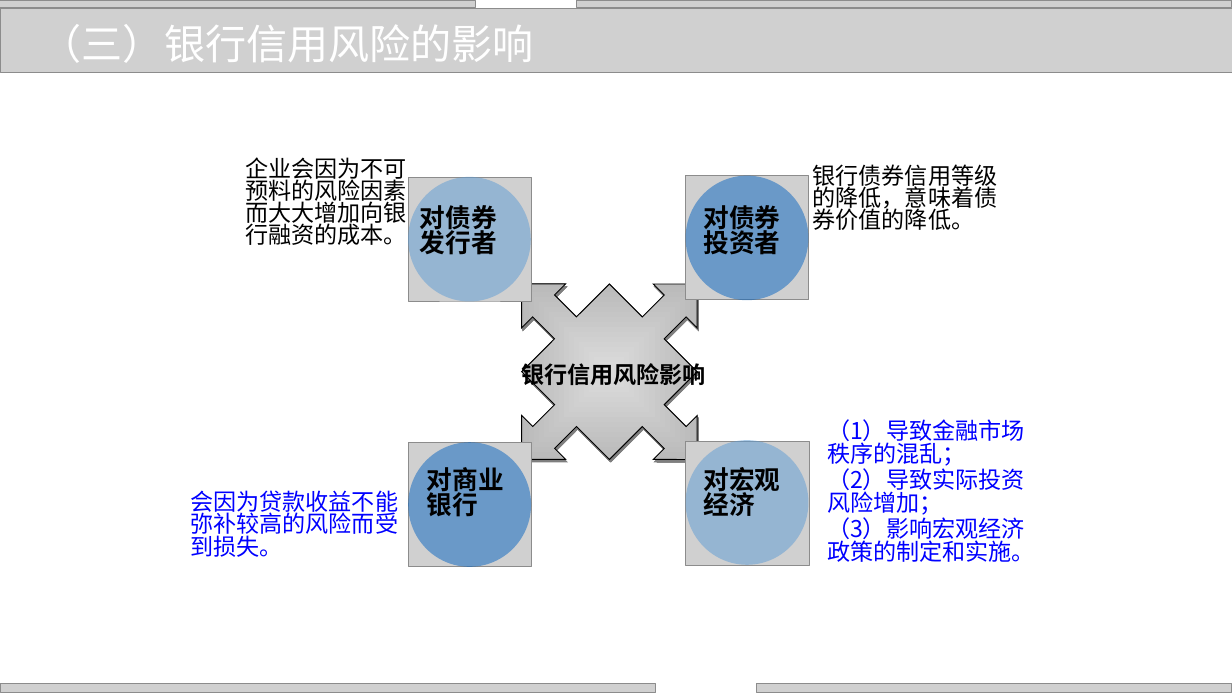
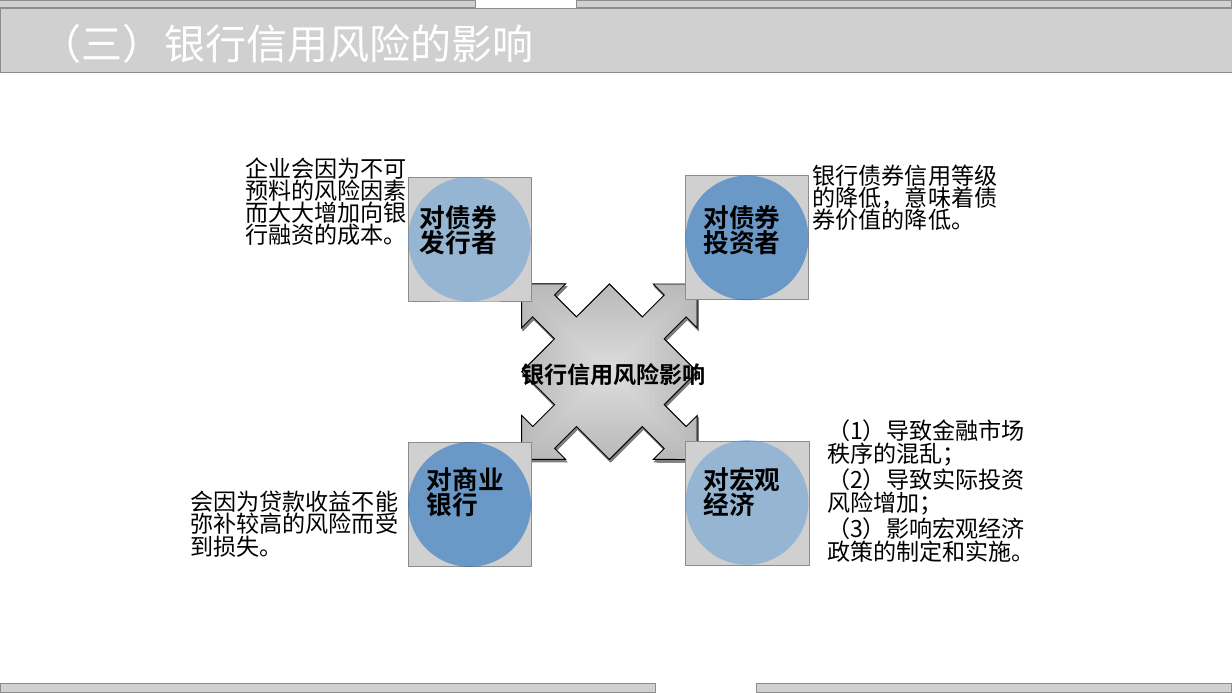
Before and after one commit to zhangjianzhang/internet_credit, a slide deck: slide 11 of files/slides/lecture_18.pptx. Drawn at 1232x693 pixels with LibreOffice and Linux fonts; fonts in the diff are those of the drawing; grey boxes stand for pictures; background and template pictures are left out. Boxes give left, top, right and bottom in pixels: in the first picture for what was removed or moved away, otherwise in the second. Text is boxed around its words. In the diff, an @@ line names an element or a change of style, - is before the commit and + after.

```diff
--- a/files/slides/lecture_18.pptx
+++ b/files/slides/lecture_18.pptx
@@ text "（1）导致金融市场秩序的混乱；" at (827,419,1035,562): text colour #0000FF to #000000 @@
@@ text "会因为贷款收益不能弥补较高的风险而受到损失。" at (190,490,398,557): text colour #0000FF to #000000 @@
```
Also in this commit, not shown: 15 other slides changed, 2 slides removed, 7 other files.
